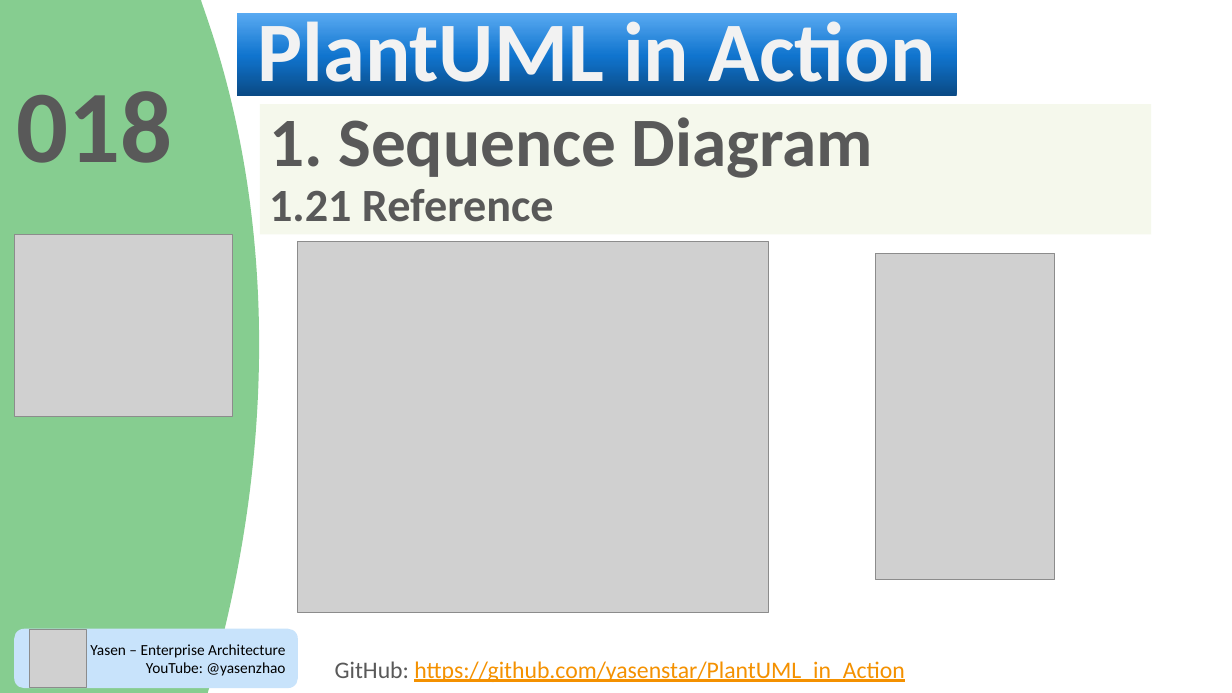
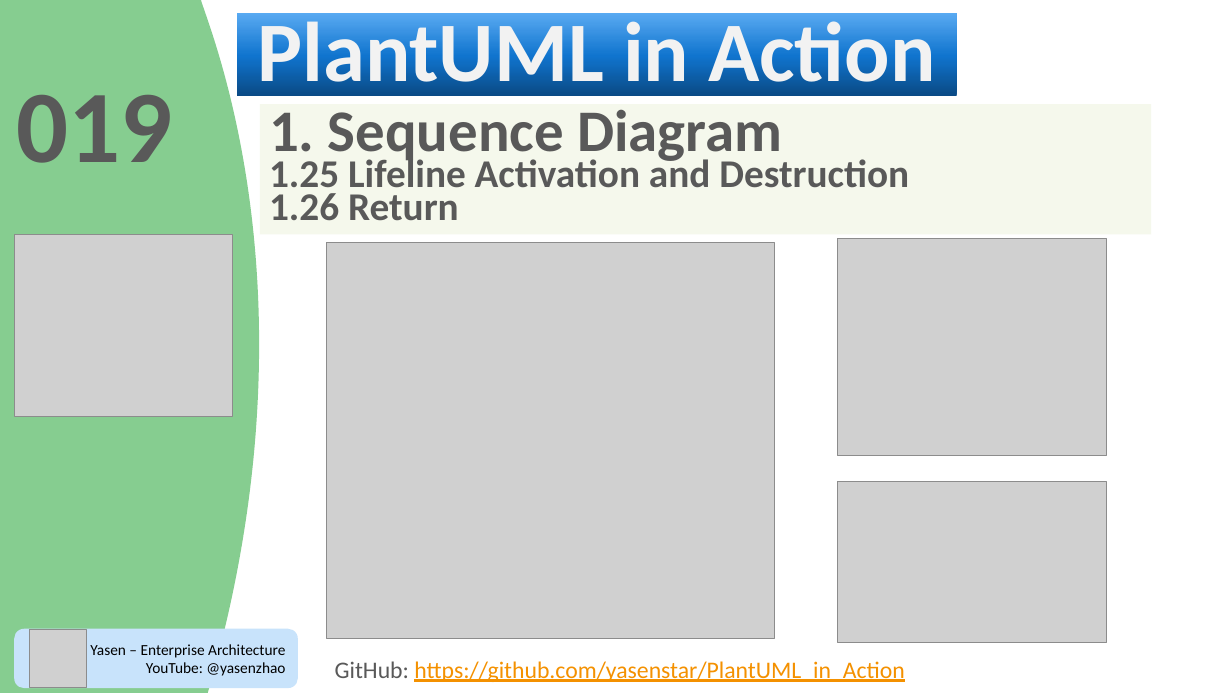
Before and after one commit to yasenstar/PlantUML_in_Action, a slide deck: slide 20 of PlantUML_in_Action.pptx (slide 19 before the commit). Drawn at 1232x693 pixels with LibreOffice and Linux fonts; fonts in the diff are those of the drawing; grey boxes stand for pictures; background and template pictures are left out; a plain dark background stands for a picture behind light text. Boxes give left, top, right and bottom in pixels: in the first picture for what was removed or moved away, otherwise in the second. Text is boxed around its words. In the diff, an @@ line names an element or a change of style, - is before the commit and + after.

```diff
--- a/PlantUML_in_Action.pptx
+++ b/PlantUML_in_Action.pptx
@@ text at [16, 95, 172, 163]: text changed @@
-018
+019
@@ text in rectangle at [269, 109, 782, 165]: size 54 to 45.9 pt in "1. Sequence Diagram"; line spacing 0.9 to 0.7 @@
@@ text in rectangle at [269, 154, 909, 221]: text changed; size 36 to 30.6 pt @@
-1.21 Reference
+1.25 Lifeline Activation and Destruction
+1.26 Return
@@ picture added at [838, 238, 1107, 455] @@
@@ picture: place and size @@
-picture at [298, 241, 768, 612]
+picture at [327, 243, 775, 639]
@@ picture removed at [875, 253, 1055, 579] @@
@@ picture added at [838, 482, 1107, 642] @@
```
Also in this commit, not shown: 2 other slides changed, 8 other files.
